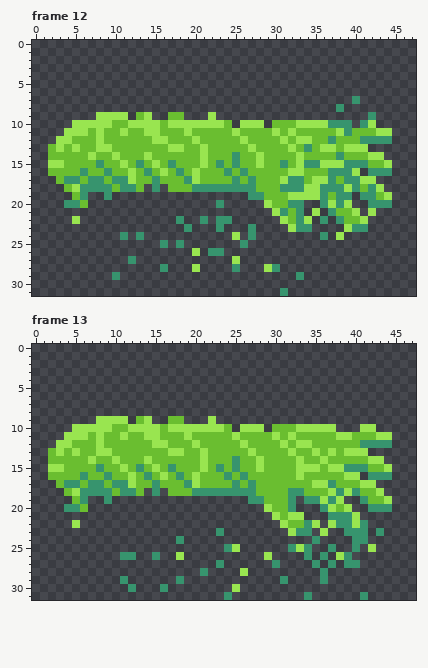
Two versions of one pixel-art file, sinkdungeon_resource/OtherTexure/metal/metalhand.ase. Above, as it was before the edit.
48x32 pixels, 29 frames. Shown: frame 12, frame 13. The commit also changed other frames, which this record leaves out.
After:
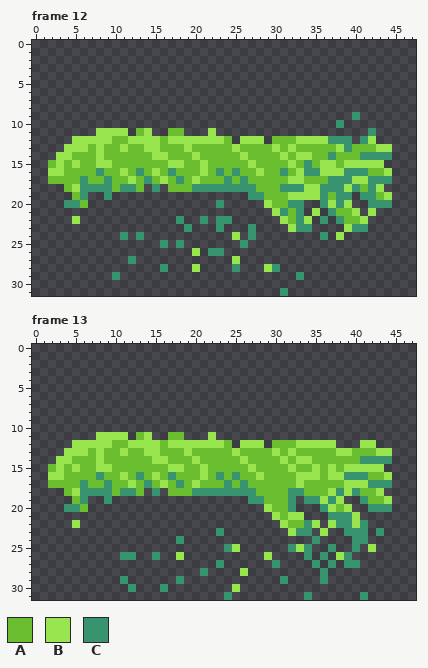
Palette (. is transparent): A #6abe30  B #99e550  C #37946e
Diff:
--- frame 12
@@ x 0..47 @@
  6 ................................................
- 7 ........................................C.......
- 8 ......................................C.........
- 9 ........BBBB.AB..AA...B...................C.....
-10 .....BBBBBAABBBBABBBBBBBA.BBB.AAABBBBCCC.CB.....
-11 ....BBBABAABAABBAAABAAAAABAAAABABAAAAABCAAABB...
-12 ...BBAAABAAAAAABBAAABAAAAABAAAABABBAACAAACCCC...
-13 ..ABABAABBAAAAAAABBAABAAAAABAAAABACABBABBB......
-14 ..AAAAABAABAAABAAAAAABAAACAABAAAABAAAACAAABB....
-15 ..BBAAAACAABACABACAAABACACAABAACABCCBBBCCCAAB...
-16 ..AAAACAACAABACABACABAAACACAAAAABBAAACCCB.CCC...
-17 ...ACCACCACCBAACAAACBAAAACACAAABCCABBCACCBB.....
+ 7 ................................................
+ 8 ................................................
+ 9 ........................................C.......
+10 ......................................C.........
+11 ........BBBB.AB..AA...B...................C.....
+12 .....BBBBBAABBBBABBBBBBBA.BBB.AAABBBBCCC.CB.....
+13 ....BBBABAABAABBAAABAAAAABAAAABABAAAAABCAAABB...
+14 ...BBAAABAAAAAABBAAABAAAAABAAAABABBAACAAACCCC...
+15 ..ABABAABBAAAAAAABBAABAAAAABAAAABACABBABBBBB....
+16 ..BBAAAACAABACABACAAABACACAABAACABCCBBBCCCAAB...
+17 ..AAAACAACAABACABACABAAACACAAAAABBAAACCCBBCCC...
 18 ....ABCCCCACCA.C.AAACCCCCCCCAAACCCBBCCCBCACB....
--- frame 13
@@ x 0..47 @@
  8 ................................................
- 9 ........BBBB.AB..AA...B.........................
-10 .....BBBBBAABBBBABBBBBBBA.BBB.AAABBBBB...BB.....
-11 ....BBBABAABAABBAAABAAAAABAAAABABAAAAABBAAABB...
-12 ...BBAAABAAAAAABBAAABAAAAABAAAABABBAAAAAACCCC...
-13 ..ABABAABBAAAAAAABBAABAAAAABAAAABAABABABBB......
-14 ..AAAAABAABAAABAAAAAABAAACAABAAAABAABAAAAABB....
-15 ..BBAAAACAABACABACAAABACACAABAAAABBBABBCCCAAB...
-16 ..AAAACAACAABACABACABAAACACAAAAAABAAAAABB.CCC...
-17 ...ACCACCACCBAACAAACBAAAACACAAAAAAABBCAAABB.....
+ 9 ................................................
+10 ................................................
+11 ........BBBB.AB..AA...B.........................
+12 .....BBBBBAABBBBABBBBBBBA.BBB.AAABBBBB...BB.....
+13 ....BBBABAABAABBAAABAAAAABAAAABABAAAAABBAAABB...
+14 ...BBAAABAAAAAABBAAABAAAAABAAAABABBAAAAAACCCC...
+15 ..ABABAABBAAAAAAABBAABAAAAABAAAABAABABABBBBB....
+16 ..BBAAAACAABACABACAAABACACAABAAAABBBABBCCCAAB...
+17 ..AAAACAACAABACABACABAAACACAAAAAABAAAAABBBCCC...
 18 ....ABCCCCACCA.C.AAACCCCCCCCAAAACCAAABCBCAAB....
Changed places in both pictures, as pixel boxes (x1, y1, x2, y2):
changed: (48, 96, 392, 184)
changed: (48, 416, 392, 488)
